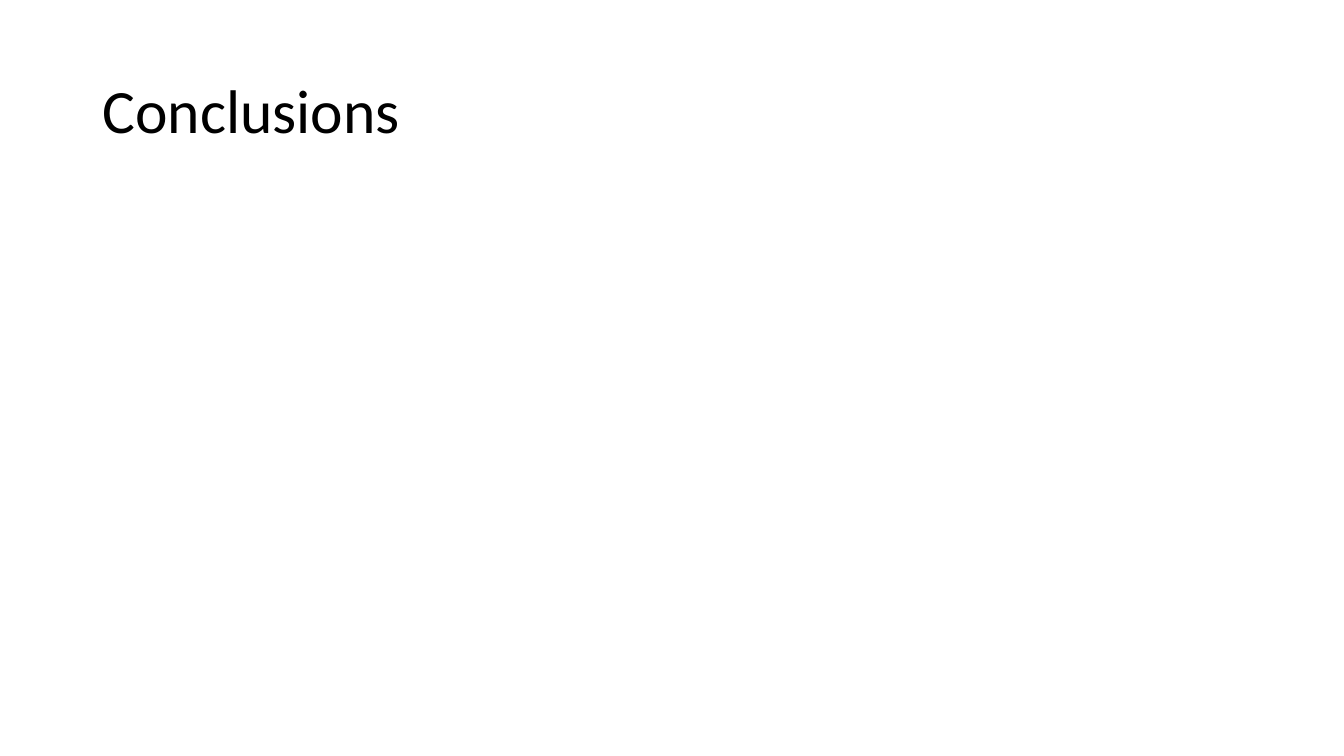
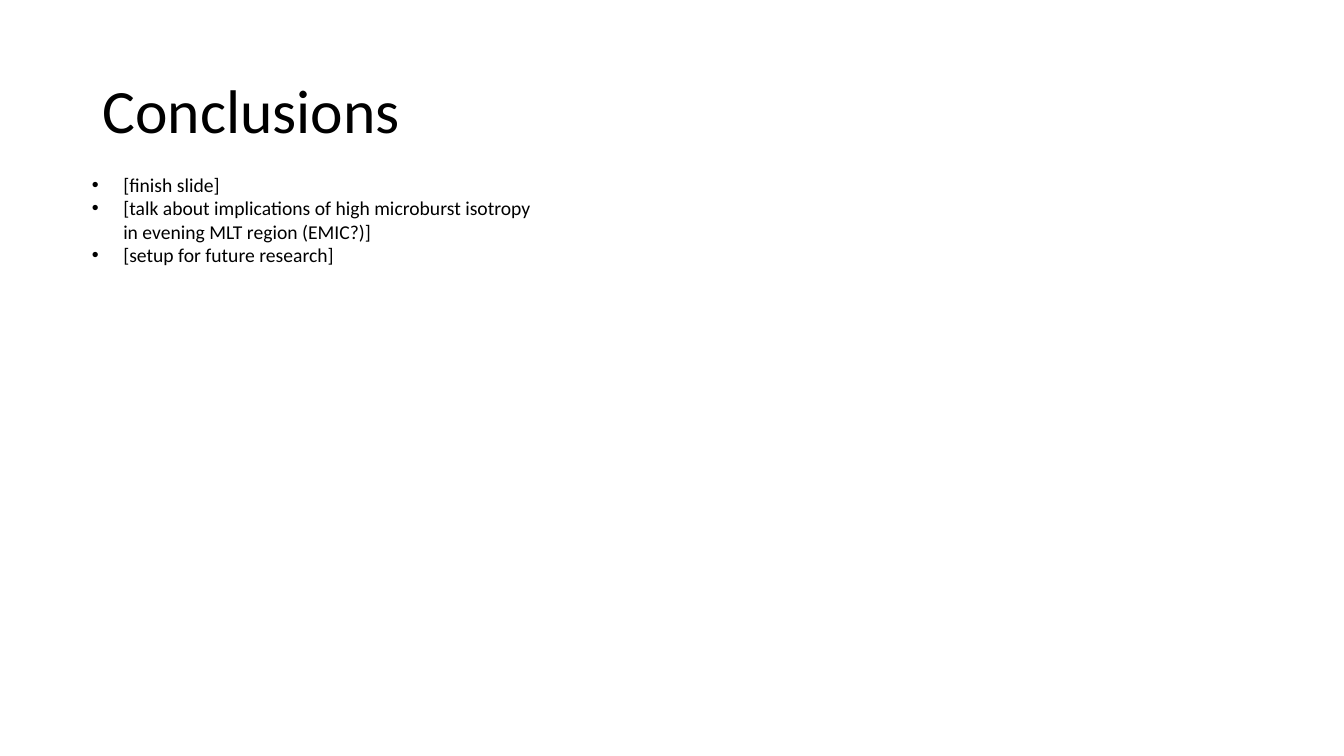
Before and after one commit to conradmr98/lasp-microburst-research, a slide deck: slide 10 of sampexlib/Concept Summaries/AGU Research Presentation (15min).pptx. Drawn at 1344x756 pixels with LibreOffice and Linux fonts; fonts in the diff are those of the drawing. Boxes give left, top, right and bottom in pixels: in the first picture for what was removed or moved away, otherwise in the second. Text is boxed around its words. In the diff, an @@ line names an element or a change of style, - is before the commit and + after.

```diff
--- a/sampexlib/Concept Summaries/AGU Research Presentation (15min).pptx
+++ b/sampexlib/Concept Summaries/AGU Research Presentation (15min).pptx
@@ text added at [123,177,530,265], 14 pt, text #000000 @@
+• [finish slide]
+• [talk about implications of high microburst isotropy in evening MLT region (EMIC?)]
+• [setup for future research]
```
Also in this commit, not shown: 7 other slides changed, 2 other files.
